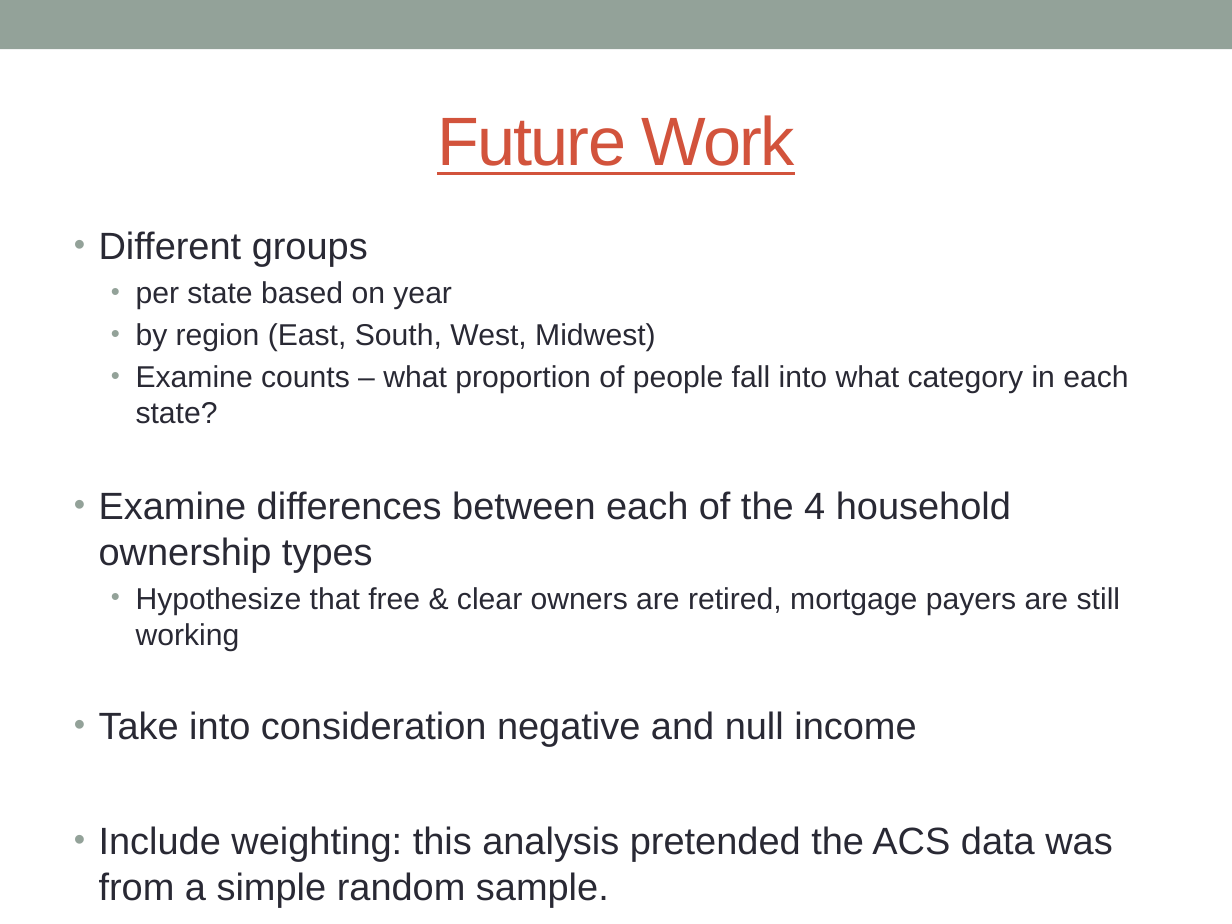
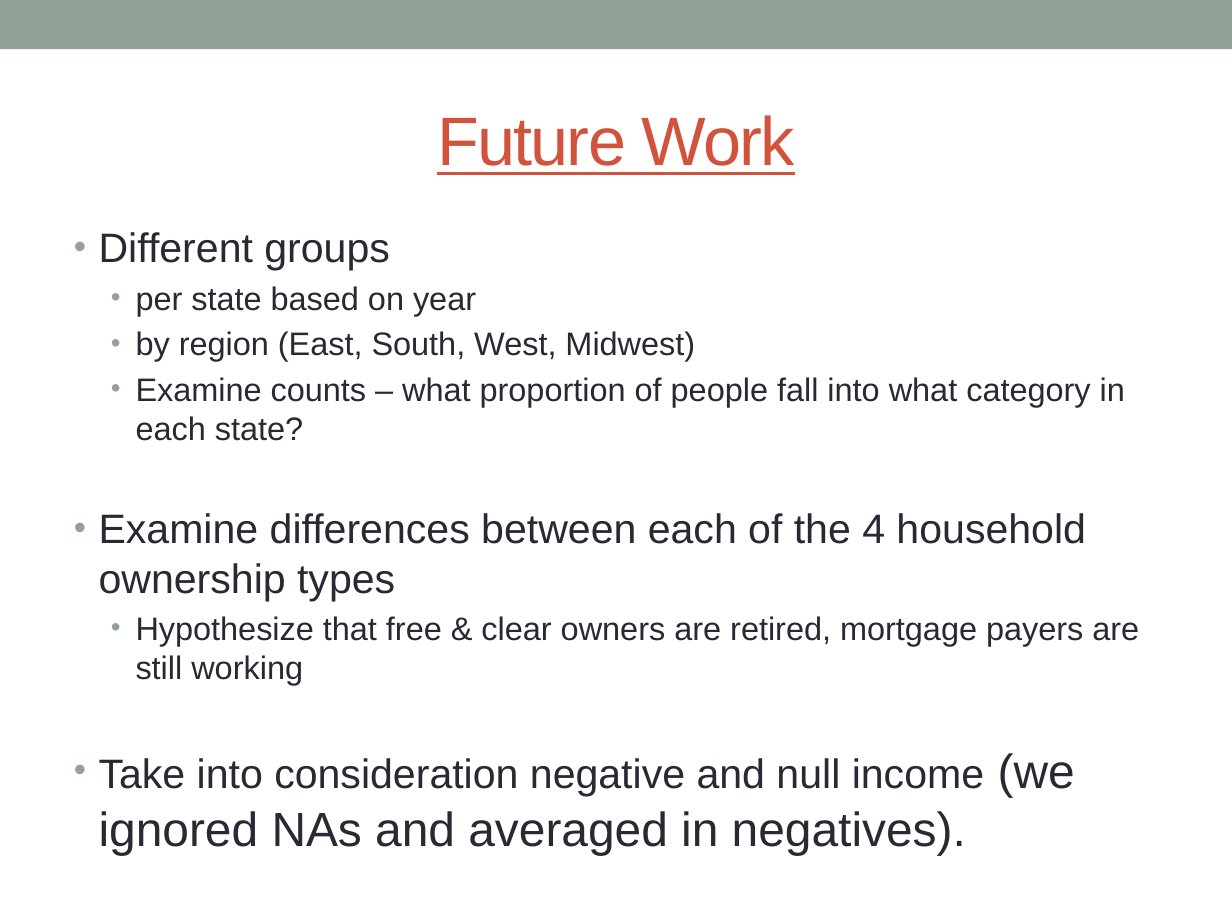
Before and after one commit to andy-olstad/599-POGS, a slide deck: slide 13 of Project 1 Powerpoint Jasmine Edit.pptx (slide 12 before the commit). Drawn at 1232x924 pixels with LibreOffice and Linux fonts; fonts in the diff are those of the drawing. Boxes give left, top, right and bottom in pixels: in the first picture for what was removed or moved away, otherwise in the second. Text is boxed around its words. In the diff, an @@ line names an element or a change of style, - is before the commit and + after.

Commit message:
Andy added graph, weighting

```diff
--- a/Project 1 Powerpoint Jasmine Edit.pptx
+++ b/Project 1 Powerpoint Jasmine Edit.pptx
@@ text at [99, 232, 1139, 685]: size 22.2 to 24 pt in "Different groups", "Examine differences between each of the 4 ..."; size 17.6 to 19 pt in "per state based on year", "by region (East, South, West, Midwest)", "Examine counts – what proportion of people ...", "Hypothesize that free & clear owners are ..." @@
@@ text at [99, 753, 1075, 855]: text changed; size 22.2 to 24 pt @@
-• Take into consideration negative and null income
-• Include weighting: this analysis pretended the ACS data was from a simple random sample.
+• Take into consideration negative and null income (we ignored NAs and averaged in negatives).
```
Also in this commit, not shown: 1 other slide changed, 1 slide added.
